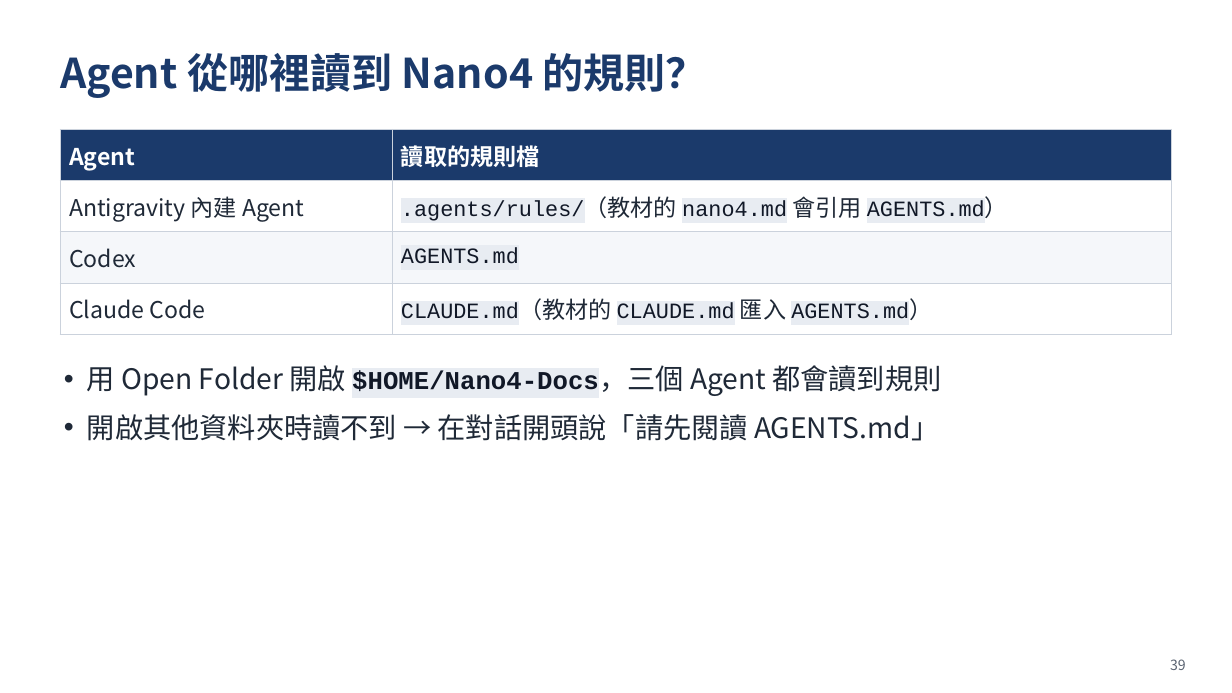
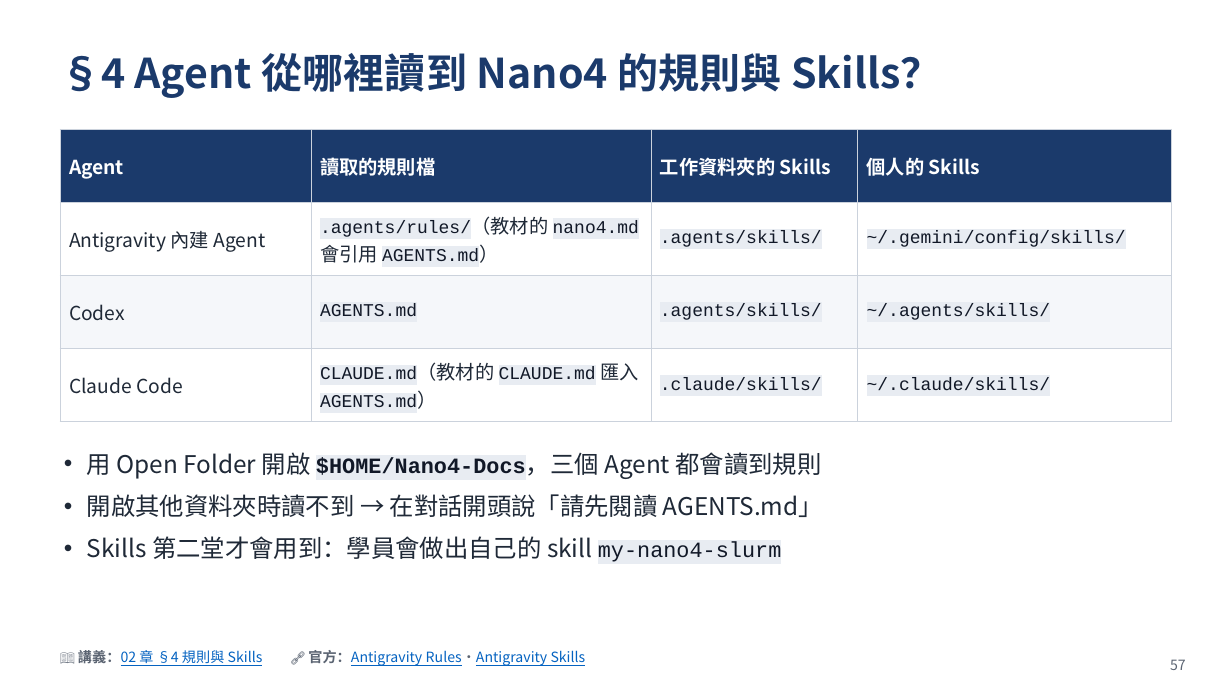
Before and after one commit to gemini960114/Nano4-Docs, a slide deck: slide 57 of slide.pptx (slide 39 before the commit). Drawn at 1232x693 pixels with LibreOffice and Linux fonts; fonts in the diff are those of the drawing. Boxes give left, top, right and bottom in pixels: in the first picture for what was removed or moved away, otherwise in the second. Text is boxed around its words. In the diff, an @@ line names an element or a change of style, - is before the commit and + after.

```diff
--- a/slide.pptx
+++ b/slide.pptx
@@ text at [60,53,941,98]: text changed @@
-Agent 從哪裡讀到 Nano4 的規則？
+§4 Agent 從哪裡讀到 Nano4 的規則與 Skills？
@@ table at [60,129,1173,412] @@
+column 3: 工作資料夾的 Skills | .agents/skills/ | .agents/skills/ | .claude/skills/
+column 4: 個人的 Skills | ~/.gemini/config/skills/ | ~/.agents/skills/ | ~/.claude/skills/
@@ text "用 Open Folder 開啟 $HOME/Nano4-Docs，三個 ...": place and size @@
-text "用 Open Folder 開啟 $HOME/Nano4-Docs，三個 ..." at [87,365,941,441]
+text "用 Open Folder 開啟 $HOME/Nano4-Docs，三個 ..." at [87,452,823,562]
@@ text at [87,452,823,517]: size 22 to 19 pt in "用 Open Folder 開啟 $HOME/Nano4-Docs，三個 Agent 都會讀到規則", "開啟其他資料夾時讀不到 → 在對話開頭說「請先閱讀 AGENTS.md」"; size 20 to 17 pt in "$HOME/Nano4-Docs，三個"; less space between paragraphs @@
@@ text at [87,536,782,562]: paragraph added @@
+• Skills 第二堂才會用到：學員會做出自己的 skill my-nano4-slurm
@@ text added at [78,648,586,666], 11 pt, text #0563C1, underline @@
+📖 講義：02 章 §4 規則與 Skills 🔗 官方：Antigravity Rules・Antigravity Skills
@@ text at [1170,659,1186,670]: text changed @@
-39
+57
```
Also in this commit, not shown: 51 other slides changed, 19 slides added, 1 other file.
